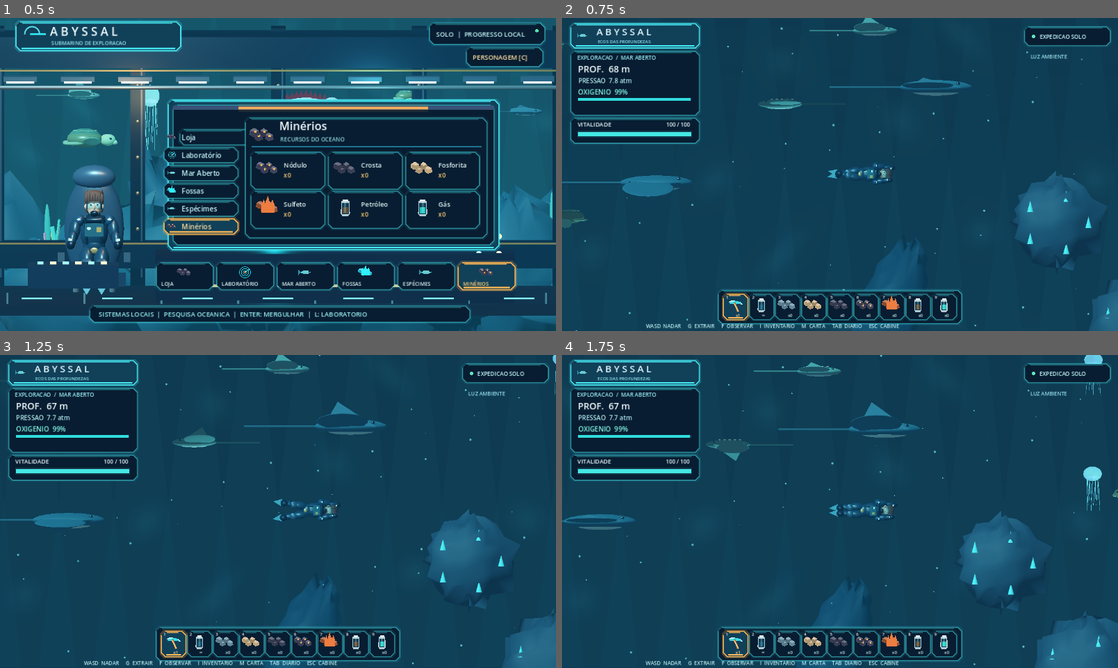
Above: before the commit, frames 1-4 (two rows, left to right).
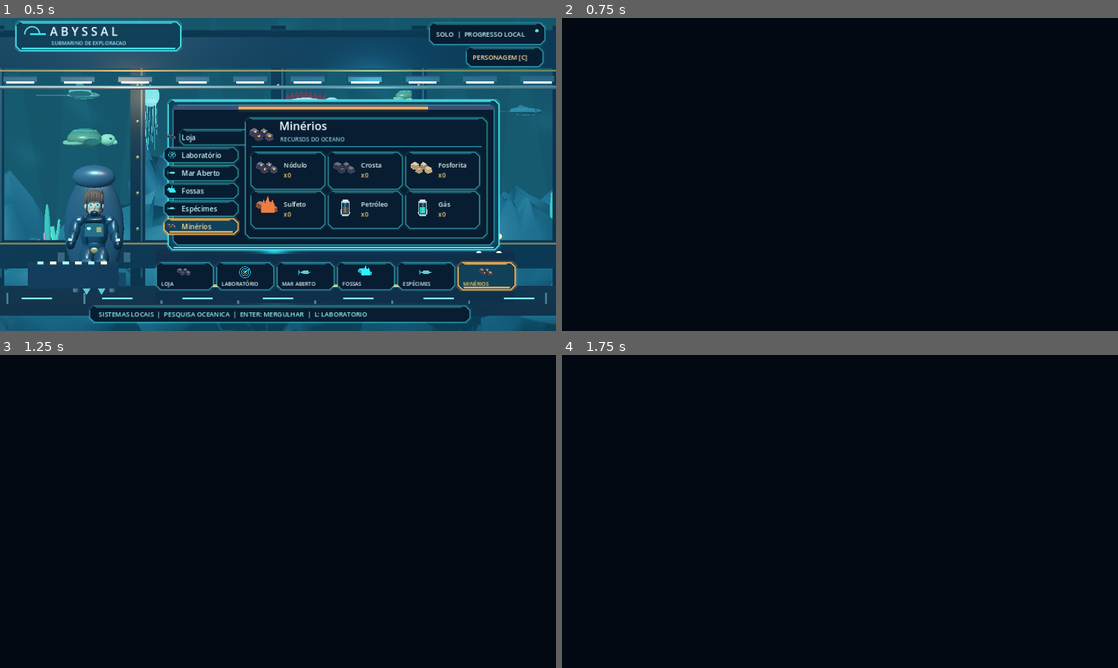
Above: after the commit, the same moments.

Repository: Esaneto/Abyssal-Godot
Game: Godot game, scene res://scenes/main.tscn
Two runs of this game, one before a commit and one after it. Both use one fixed random seed, a clock stepped at 60 frames per second and the inputs below.
Inputs (mouse positions are in pixels of both pictures, inside the frame that each line leads up to):
- Up to frame 1 (0.5 s): no input
- Up to frame 2 (0.75 s): tap Enter at 0.5 s; move the mouse to (962, 158) at 0.52 s; hold D (move_right) from 0.53 s (still down); hold G (extract) from 0.53 s (still down); click (962, 158) at 0.67 s
- Up to frame 3 (1.25 s): keep holding D (move_right); keep holding G (extract); tap Space at 0.77, 1.07 s; tap Shift (boost, bound only after the commit) at 0.8 s
- Up to frame 4 (1.75 s): release D (move_right) at 1.25 s; release G (extract) at 1.25 s; drag from (728, 527) to (812, 574) at 1.27 s

Frame 1 is identical in both runs. In frame 2, 100% of the frame differs, in the area x 0-100%, y 0-100%; in frame 3, 100%; in frame 4, 100%.
Error after the commit: Parse Error: Cannot infer the type of "id" variable because the value doesn't have a set type. (res://scripts/ocean_expedition.gd:224)

Commit message:
Add 360 degree water swimming with inertia and battery hydrojet, tool upgrades and native HUD

Diff:
--- a/project.godot
+++ b/project.godot
@@ -48,3 +48,8 @@
 "deadzone":0.2,
 "events":[Object(InputEventKey,"physical_keycode":77)]
 }
+
+boost={
+"deadzone":0.2,
+"events":[Object(InputEventKey,"physical_keycode":4194325)]
+}
--- a/scripts/abyssal_main.gd
+++ b/scripts/abyssal_main.gd
@@ -81,7 +81,7 @@
 		if lab_open:
 			if event.keycode in [KEY_ESCAPE, KEY_L]:
 				lab_open = false
-			elif event.keycode >= KEY_1 and event.keycode <= KEY_6:
+			elif event.keycode >= KEY_1 and event.keycode <= KEY_7:
 				lab_selected = clampi(int(event.keycode - KEY_1),0,ProgressScript.SHOP_ORDER.size()-1)
 			elif event.keycode == KEY_R:
 				_study_selected()
@@ -117,11 +117,11 @@
 		if lab_open:
 			for k in range(ProgressScript.SHOP_ORDER.size()):
 				var px := 170.0 + float(k % 2) * 475.0
-				var py := 212.0 + float(int(k / 2)) * 84.0
-				if Rect2(px,py,450.0,74.0).has_point(pointer):
+				var py := 204.0 + float(int(k / 2)) * 72.0
+				if Rect2(px,py,450.0,65.0).has_point(pointer):
 					lab_selected = k
 					return
-			if Rect2(918,469,226,50).has_point(pointer):
+			if Rect2(918,558,226,49).has_point(pointer):
 				_study_selected()
 			return
 		if Rect2(1074,68,176,44).has_point(pointer):
@@ -189,19 +189,19 @@
 
 func _draw_laboratory() -> void:
 	# Keep real research data, costs and click regions. Only the presentation changes.
-	draw_rect(Rect2(0,83,1280,565),Color(0.0,0.03,0.09,0.78))
-	UIArt.panel(self,Rect2(104,127,1070,420),true)
-	UIArt.caption(self,"LABORATORIO ABISSAL",Vector2(151,174),25,Color("#ebfaff"))
-	UIArt.caption(self,"PESQUISA  /  EQUIPAMENTO DE EXPEDICAO",Vector2(151,199),15,Color("#8de4f0"))
-	UIArt.caption(self,"1-6 SELECIONAR   |   R PESQUISAR   |   ESC FECHAR",Vector2(704,175),14,Color("#ffcb79"))
+	draw_rect(Rect2(0,75,1280,610),Color(0.0,0.03,0.09,0.78))
+	UIArt.panel(self,Rect2(104,118,1070,518),true)
+	UIArt.caption(self,"LABORATORIO ABISSAL",Vector2(151,162),25,Color("#ebfaff"))
+	UIArt.caption(self,"PESQUISA  /  EQUIPAMENTO DE EXPEDICAO",Vector2(151,190),15,Color("#8de4f0"))
+	UIArt.caption(self,"1-7 SELECIONAR   |   R PESQUISAR   |   ESC FECHAR",Vector2(704,167),14,Color("#ffcb79"))
 	for i in range(ProgressScript.SHOP_ORDER.size()):
 		var id: String = str(ProgressScript.SHOP_ORDER[i])
 		var def: Dictionary = ProgressScript.RESEARCH[id]
 		var col := i%2
 		var row := int(i/2)
-		var p := Vector2(170.0+float(col)*475.0,212.0+float(row)*84.0)
+		var p := Vector2(170.0+float(col)*475.0,204.0+float(row)*72.0)
 		var chosen := i==lab_selected
-		UIArt.panel(self,Rect2(p,Vector2(450,73)),chosen)
+		UIArt.panel(self,Rect2(p,Vector2(450,65)),chosen)
 		var tech_icon := "emptyCylinder" if id=="oxygenTank" else "polymetallicNodule" if id=="pressureSuit" else "sonar" if id=="sonar" else "deepCrystal"
 		UIArt.item(self,tech_icon,p+Vector2(34,35),0.57)
 		UIArt.caption(self,str(i+1)+"  "+str(def["label"]),p+Vector2(67,24),16,Color("#e8faff"))
@@ -213,13 +213,13 @@
 		var info: Array[String] = []
 		for key in costs.keys():
 			info.append("%s %d/%d" % [str(key),progress.get_count(str(key)),int(costs[key])])
-		UIArt.caption(self,"  ".join(info),p+Vector2(67,64),11,Color("#8cbdc9"),366.0)
+		UIArt.caption(self,"  ".join(info),p+Vector2(67,59),11,Color("#8cbdc9"),366.0)
 	var selected_id: String = str(ProgressScript.SHOP_ORDER[lab_selected])
-	UIArt.caption(self,str(ProgressScript.RESEARCH[selected_id]["detail"]),Vector2(159,494),15,Color("#d7f6f5"),736.0)
-	UIArt.panel(self,Rect2(918,469,226,50),true)
-	UIArt.caption(self,"PESQUISAR  [R]",Vector2(943,501),18,Color("#fff2ca"))
+	UIArt.caption(self,str(ProgressScript.RESEARCH[selected_id]["detail"]),Vector2(159,552),15,Color("#d7f6f5"),736.0)
+	UIArt.panel(self,Rect2(918,558,226,49),true)
+	UIArt.caption(self,"PESQUISAR  [R]",Vector2(943,591),18,Color("#fff2ca"))
 	if not lab_feedback.is_empty():
-		UIArt.caption(self,lab_feedback,Vector2(155,532),13,Color("#ffc77b"),738.0)
+		UIArt.caption(self,lab_feedback,Vector2(155,614),13,Color("#ffc77b"),738.0)
 
 func _draw_label(value: String, pos: Vector2, size: int, color: Color) -> void:
 	draw_string(ThemeDB.fallback_font, pos, value, HORIZONTAL_ALIGNMENT_LEFT, -1, size, color)
--- a/scripts/diver_native.gd
+++ b/scripts/diver_native.gd
@@ -13,6 +13,11 @@
 const WATER_DRAG := 2.5
 const BUOYANCY := 28.0
 const SURFACE_Y := 75.0
+const TURN_RATE := 6.5
+const BOOST_ACCELERATION := 1550.0
+const BOOST_MAX_SPEED := 505.0
+const BATTERY_DRAIN := 35.0
+const BATTERY_RECHARGE := 16.0
 
 var oxygen_capacity := MAX_OXYGEN
 var safe_depth := 300.0
@@ -27,6 +32,16 @@
 var is_facing_right := true
 var appearance: Dictionary = Look.defaults()
 var anime_rig: Node2D = null
+var propulsion_bubbles: CPUParticles2D
+var collision_node: CollisionShape2D
+var swim_heading := 0.0
+var visual_heading := 0.0
+var equipped_tool := "abyssPickaxe"
+var propulsion_level := 0
+var propulsion_capacity := 100.0
+var propulsion_energy := 100.0
+var is_propelling := false
+var is_extracting := false
 
 func _ready() -> void:
 	collision_layer = 1
@@ -37,10 +52,13 @@
 	shape.height = 91.0
 	collision.shape = shape
 	collision.rotation = PI / 2.0
+	collision_node = collision
 	add_child(collision)
 	anime_rig = NativeRig.new()
 	add_child(anime_rig)
-	anime_rig.update_look(appearance, time_s, false, is_facing_right)
+	# The new illustrated rig is drawn from articulated geometry each frame.
+	anime_rig.visible = false
+	_create_propulsion_bubbles()
 	queue_redraw()
 
 func _physics_process(delta: float) -> void:
@@ -50,18 +68,35 @@
 		Input.get_axis("move_up", "move_down")
 	).normalized()
 	is_moving = steering.length_squared() > 0.02
+	if is_moving:
+		swim_heading = steering.angle()
+	elif velocity.length() > 26.0:
+		swim_heading = velocity.angle()
 	if absf(steering.x) > 0.1:
 		is_facing_right = steering.x > 0.0
+	visual_heading = lerp_angle(visual_heading, swim_heading if is_moving or velocity.length()>26.0 else 0.0, minf(1.0, TURN_RATE*delta))
+	if collision_node != null:
+		collision_node.rotation = visual_heading + PI*0.5
 	depth_m = clampf((global_position.y - SURFACE_Y) / (21000.0 - SURFACE_Y), 0.0, 1.0) * 2200.0
 	# Slow depth-dependent currents. The character does not move by teleport.
 	current_force = Vector2(
 		21.0 * sin(global_position.y * 0.0025 + time_s * 0.18),
 		7.0 * cos(global_position.x * 0.0009 + time_s * 0.15)
 	)
+	# The miniature propulsion unit pushes through water, rather than teleporting.
+	var wants_boost := equipped_tool == "propulsionUnit" and Input.is_action_pressed("boost")
+	is_propelling = wants_boost and propulsion_energy > 0.7
+	var thrust_direction := steering if is_moving else Vector2.RIGHT.rotated(swim_heading)
 	swim_force = steering * SWIM_ACCELERATION + Vector2.UP * BUOYANCY + current_force
+	if is_propelling:
+		swim_force += thrust_direction * (BOOST_ACCELERATION * (1.0+float(propulsion_level)*0.13))
+		propulsion_energy = maxf(0.0, propulsion_energy-(BATTERY_DRAIN-float(propulsion_level)*2.0)*delta)
+	else:
+		propulsion_energy = minf(propulsion_capacity, propulsion_energy+(BATTERY_RECHARGE+float(propulsion_level)*2.5)*delta)
 	velocity += swim_force * delta
-	velocity *= exp(-WATER_DRAG * delta)
-	velocity = velocity.limit_length(MAX_SPEED)
+	velocity *= exp(-WATER_DRAG * (0.67 if is_propelling else 1.0) * delta)
+	var cap := BOOST_MAX_SPEED*(1.0+float(propulsion_level)*0.06) if is_propelling else MAX_SPEED*1.62
+	velocity = velocity.limit_length(cap)
 	move_and_slide()
 	global_position.x = clampf(global_position.x, 60.0, 23940.0)
 	if global_position.y <= SURFACE_Y:
@@ -86,36 +121,66 @@
 		health = maxf(0.0, health - pressure_hazard * delta)
 	if health <= 0.0:
 		diver_died.emit()
-	if anime_rig != null:
-		anime_rig.update_look(appearance, time_s, is_moving, is_facing_right)
+	if propulsion_bubbles != null:
+		propulsion_bubbles.emitting = is_propelling
+		propulsion_bubbles.position = Vector2(-58.0, 10.0).rotated(visual_heading)
+		propulsion_bubbles.rotation = visual_heading
 	queue_redraw()
 
 func set_appearance(candidate: Dictionary) -> void:
 	appearance = Look.normalize(candidate)
-	if anime_rig != null:
-		anime_rig.update_look(appearance, time_s, is_moving, is_facing_right)
+	# Preserve the selected colors while the illustrated mesh is redrawn.
 	queue_redraw()
 
-func configure_equipment(oxygen_level: int, suit_level: int) -> void:
+func configure_equipment(oxygen_level: int, suit_level: int, motor_level: int = 0) -> void:
 	oxygen_capacity = MAX_OXYGEN * (1.0 + float(clampi(oxygen_level, 0, 5)))
 	safe_depth = 300.0 + float(clampi(suit_level, 0, 5)) * 180.0
 	oxygen = minf(oxygen, oxygen_capacity)
+	propulsion_level = clampi(motor_level, 0, 3)
+	propulsion_capacity = 100.0 + float(propulsion_level)*22.0
+	propulsion_energy = minf(propulsion_energy, propulsion_capacity)
 
 func recover() -> void:
 	oxygen = oxygen_capacity
 	health = MAX_HEALTH
 	time_without_air = 0.0
 	velocity = Vector2.ZERO
+	propulsion_energy = propulsion_capacity
+	is_propelling = false
+
+func set_equipped_tool(tool: String) -> void:
+	equipped_tool = tool
+	queue_redraw()
+
+func set_extracting(active: bool) -> void:
+	is_extracting = active
+
+func _create_propulsion_bubbles() -> void:
+	propulsion_bubbles = CPUParticles2D.new()
+	propulsion_bubbles.name = "HydrojetBubbles"
+	propulsion_bubbles.texture = NativeRig._bubble_texture()
+	propulsion_bubbles.amount = 60
+	propulsion_bubbles.lifetime = 0.78
+	propulsion_bubbles.explosiveness = 0.0
+	propulsion_bubbles.direction = Vector2.LEFT
+	propulsion_bubbles.spread = 20.0
+	propulsion_bubbles.gravity = Vector2(-5.0,-34.0)
+	propulsion_bubbles.initial_velocity_min = 72.0
+	propulsion_bubbles.initial_velocity_max = 170.0
+	propulsion_bubbles.scale_amount_min = 0.16
+	propulsion_bubbles.scale_amount_max = 0.43
+	propulsion_bubbles.color = Color(0.70,0.95,1.0,0.80)
+	propulsion_bubbles.local_coords = false
+	propulsion_bubbles.emitting = false
+	add_child(propulsion_bubbles)
 
 func _draw() -> void:
 	# PNGs installed: the MeshInstance2D child animates natively with
 	# AnimationPlayer and particles. Keep this renderer only as a fallback.
-	if anime_rig != null and anime_rig.has_visible_character():
-		return
+	# Animated line-art and colors remain available without external static PNGs.
 	# Side-view expedition diver: anatomy, layered neoprene, steel tanks and flexible fins.
 	# Every part is anchored to this CharacterBody2D; physics and hitbox remain unchanged.
-	var flip := 1.0 if is_facing_right else -1.0
-	draw_set_transform(Vector2.ZERO, 0.0, Vector2(flip, 1.0))
+	draw_set_transform(Vector2.ZERO, visual_heading, Vector2.ONE)
 	var phase := time_s * (8.4 if is_moving else 2.0)
 	var kick := sin(phase) * (9.5 if is_moving else 2.2)
 	var breathe := sin(time_s * 1.55) * 1.2
@@ -216,10 +281,39 @@
 	draw_arc(Vector2(33, -17 + breathe), 18.0, PI * 0.95, PI * 1.85, 18, visor, 2.6, true)
 	draw_circle(Vector2(46, -12 + breathe), 5.0, Color("#122a35"))
 	draw_line(Vector2(47, -12 + breathe), Vector2(56, -7 + breathe), Color("#4d7d85"), 3.4, true)
-	Doll.draw_swimmer_handheld(self,appearance,breathe)
+	_draw_equipped_tool(breathe)
 	# Tiny respirator bubbles rise only near the actual regulator.
 	for k in range(3):
 		var rise := fposmod(time_s * (12.0 + float(k) * 3.0) + float(k) * 25.0, 67.0)
 		var p := Vector2(57.0 + sin(time_s * 1.6 + float(k)) * 4.0, -14.0 - rise)
 		draw_arc(p, 2.2 + float(k) * 0.7, 0, TAU, 12, Color(0.60, 0.93, 0.92, 0.45), 1.0, true)
 	draw_set_transform(Vector2.ZERO, 0.0, Vector2.ONE)
+
+func _draw_equipped_tool(breathe: float) -> void:
+	if equipped_tool == "propulsionUnit":
+		# Twin-nozzle electric water scooter with illuminated impellers.
+		draw_line(Vector2(-34,12),Vector2(-62,16),Color("#071a27"),17.0,true)
+		draw_line(Vector2(-34,12),Vector2(-62,16),Color("#3a7688"),11.0,true)
+		draw_rect(Rect2(-70,6,16,21),Color("#182b41"))
+		draw_rect(Rect2(-67,9,8,14),Color("#65ddd9"))
+		draw_arc(Vector2(-68,16),9.0,0,TAU,20,Color("#d5f5fa"),2.2,true)
+		draw_circle(Vector2(-70,16),3.2,Color("#f3b977"))
+		if is_propelling:
+			draw_colored_polygon(PackedVector2Array([
+				Vector2(-74,10),Vector2(-116-8.0*sin(time_s*26.0),16),
+				Vector2(-74,23)
+			]),Color(0.38,0.88,0.93,0.19))
+	elif equipped_tool == "abyssPickaxe":
+		var swing := sin(time_s*10.0)*0.28 if is_extracting else 0.0
+		draw_set_transform(Vector2(45,7),visual_heading+swing,Vector2.ONE)
+		draw_line(Vector2.ZERO,Vector2(19,20),Color("#b57e56"),6.0,true)
+		draw_colored_polygon(PackedVector2Array([
+			Vector2(15,13),Vector2(19,-9),Vector2(34,-18),Vector2(32,-9),Vector2(22,17)
+		]),Color("#b7d6d7"))
+		draw_line(Vector2(18,-7),Vector2(32,-13),Color("#6ce5e9"),2.0,true)
+	elif equipped_tool == "emptyCylinder":
+		draw_rect(Rect2(42,-7,14,29),Color("#789baa"))
+		draw_rect(Rect2(44,-4,10,23),Color("#0c3950"))
+		draw_rect(Rect2(45,9,8,9),Color("#5be6db"))
+		draw_rect(Rect2(44,-10,10,4),Color("#f6ce91"))
+		draw_circle(Vector2(49,-12),3.0,Color("#97e0e6"))
--- a/scripts/exploration_progress.gd
+++ b/scripts/exploration_progress.gd
@@ -7,6 +7,7 @@
 const RESOURCE_NAMES := {
 	"abyssPickaxe": "Picareta abissal",
 	"emptyCylinder": "Cilindro de amostra",
+	"propulsionUnit": "Hidrojato de propulsao",
 	"seaMineral": "Minerio submarino",
 	"phosphorite": "Fosforita",
 	"ferromanganeseCrust": "Crosta ferromanganesifera",
@@ -44,14 +45,19 @@
 		"cost": {"seaMineral": 2}, "requires": [],
 		"detail": "Desbloqueia a pesquisa de sonar avancado."
 	},
+	"propulsionDrive": {
+		"label": "Motor de propulsao", "max": 3,
+		"cost": {"seaMineral": 5, "phosphorite": 2}, "requires": [],
+		"detail": "Aumenta bateria, impulso e recuperacao do hidrojato."
+	},
 	"sonar": {
 		"label": "Sonar de exploracao", "max": 3,
 		"cost": {"ferromanganeseCrust": 2, "phosphorite": 1}, "requires": ["sampler"],
 		"detail": "Amplia a area de cobertura do sonar."
 	}
 }
-const SHOP_ORDER := ["oxygenTank", "pressureSuit", "helmetLamp", "salvageTool", "sampler", "sonar"]
-const TOOL_IDS := ["abyssPickaxe", "emptyCylinder"]
+const SHOP_ORDER := ["oxygenTank", "pressureSuit", "helmetLamp", "salvageTool", "sampler", "sonar", "propulsionDrive"]
+const TOOL_IDS := ["abyssPickaxe", "emptyCylinder", "propulsionUnit"]
 var profile: Dictionary = {}
 var _auto_save: bool = true
 
@@ -82,13 +88,20 @@
 	if not bool(profile.get("starter_granted", false)):
 		inventory["abyssPickaxe"] = maxi(1, int(inventory.get("abyssPickaxe", 0)))
 		inventory["emptyCylinder"] = maxi(1, int(inventory.get("emptyCylinder", 0)))
+		inventory["propulsionUnit"] = maxi(1, int(inventory.get("propulsionUnit", 0)))
 		profile["starter_granted"] = true
 		profile["inventory"] = inventory
 		_save()
-	elif int(inventory.get("emptyCylinder", 0)) < 1:
-		inventory["emptyCylinder"] = 1
-		profile["inventory"] = inventory
-		_save()
+	else:
+		# Existing saves automatically gain the reusable hydrojet without losing progress.
+		var changed := false
+		for id in TOOL_IDS:
+			if int(inventory.get(id, 0)) < 1:
+				inventory[id] = 1
+				changed = true
+		if changed:
+			profile["inventory"] = inventory
+			_save()
 
 func save_to_path(path: String) -> bool:
 	var file := FileAccess.open(path, FileAccess.WRITE)
--- a/scripts/native_ocean_hud.gd
+++ b/scripts/native_ocean_hud.gd
@@ -1,9 +1,9 @@
 extends RefCounted
 ## Nine-slot native exploration HUD; no fabricated inventory or online status.
 const UI=preload("res://scripts/ui_art_primitives.gd")
-const ITEMS=["abyssPickaxe","emptyCylinder","seaMineral","phosphorite",
+const ITEMS=["abyssPickaxe","emptyCylinder","propulsionUnit","seaMineral","phosphorite",
 	"ferromanganeseCrust","polymetallicNodule","hydrothermalSulfide","oilCylinder","gasCylinder"]
-const TITLES=["PICARETA","CILINDRO","MINERIO","FOSFORITA","CROSTA","NODULO","SULFETO","PETROLEO","GAS"]
+const TITLES=["PICARETA","CILINDRO","HIDROJATO","MINERIO","FOSFORITA","CROSTA","NODULO","SULFETO","PETROLEO","GAS"]
 
 static func paint(c: Node2D, rect: Rect2, diver: CharacterBody2D, progress: RefCounted,
 	observed: int, nearest_deposit: Dictionary, extract_time: float, deposit_time: float,
@@ -25,15 +25,19 @@
 		Color("#ffb08d") if ratio<0.3 else Color("#83f5e4"))
 	c.draw_rect(Rect2(side+18,top+187,286,8),Color("#1d4b60"))
 	c.draw_rect(Rect2(side+19,top+188,284*ratio,6),Color("#31dcdd"))
-	UI.panel(c,Rect2(side,top+239,325,63))
+	UI.panel(c,Rect2(side,top+239,325,107))
 	UI.caption(c,"VITALIDADE",Vector2(side+16,top+260),15,Color("#e7fcff"))
 	UI.caption(c,"%d / %d" % [int(diver.health),int(diver.MAX_HEALTH)],
 		Vector2(side+240,top+260),14,Color("#e8f8fc"))
 	c.draw_rect(Rect2(side+16,top+271,290,16),Color("#12394b"))
 	c.draw_rect(Rect2(side+18,top+273,286*clampf(diver.health/diver.MAX_HEALTH,0,1),12),Color("#45e8e4"))
+	var charge := clampf(diver.propulsion_energy / maxf(1.0,diver.propulsion_capacity),0.0,1.0)
+	UI.caption(c,"HIDROJATO  %d%%" % int(charge*100.0),Vector2(side+17,top+314),15,Color("#f6c383") if diver.is_propelling else Color("#9ed5d8"))
+	c.draw_rect(Rect2(side+17,top+323,290,8),Color("#102a3f"))
+	c.draw_rect(Rect2(side+18,top+324,288*charge,6),Color("#eba66e") if diver.is_propelling else Color("#55d6c8"))
 	if diver.depth_m>diver.safe_depth:
-		UI.panel(c,Rect2(side,top+314,382,36),true,true)
-		UI.caption(c,"PRESSAO CRITICA  /  RETORNE A SUPERFICIE",Vector2(side+11,top+340),14,Color("#ffd4a8"))
+		UI.panel(c,Rect2(side,top+357,382,36),true,true)
+		UI.caption(c,"PRESSAO CRITICA  /  RETORNE A SUPERFICIE",Vector2(side+11,top+382),14,Color("#ffd4a8"))
 	# Status buttons and session indicator are read-only, not misleading online UI.
 	UI.panel(c,Rect2(x+rect.size.x-236,top+8,217,47))
 	c.draw_circle(Vector2(x+rect.size.x-213,top+32),4.3,Color("#60dfbe"))
@@ -55,7 +59,7 @@
 		UI.panel(c,Rect2(x+rect.size.x*0.35,y+rect.size.y*0.50,490,38))
 		UI.caption(c,message,Vector2(x+rect.size.x*0.35+13,y+rect.size.y*0.50+26),14,Color("#ffe0a2"),463)
 	# All nine slots show the real local progress, not a placeholder screenshot.
-	var slots := 9
+	var slots := ITEMS.size()
 	var slot_w := 62.0
 	var gap := 4.0
 	var full := float(slots)*slot_w+float(slots-1)*gap+26.0
@@ -65,11 +69,11 @@
 	for i in range(slots):
 		var left := bar_x+13.0+float(i)*(slot_w+gap)
 		var tool: String = str(ITEMS[i])
-		var active: bool = i<2 and progress.selected_tool()==tool
+		var active: bool = i<3 and progress.selected_tool()==tool
 		UI.panel(c,Rect2(left,bar_y+10,slot_w,64),active,active)
 		UI.item(c,tool,Vector2(left+30,bar_y+37),0.74)
-		UI.caption(c,str(i+1),Vector2(left+5,bar_y+21),11,Color("#ebfaff"))
-		UI.caption(c,("∞" if i==1 else "x%d" % progress.get_count(tool)),
+		UI.caption(c,str(i+1) if i<3 else "•",Vector2(left+5,bar_y+21),11,Color("#ebfaff"))
+		UI.caption(c,("ATIVO" if i==2 and diver.is_propelling else "∞" if i<3 else "x%d" % progress.get_count(tool)),
 			Vector2(left+30,bar_y+67),11,Color("#ffdf9c") if active else Color("#c9f4f7"))
-	UI.caption(c,"WASD  NADAR     G  EXTRAIR     F  OBSERVAR     I  INVENTARIO     M  CARTA     TAB  DIARIO     ESC  CABINE",
+	UI.caption(c,"WASD NADAR  •  1/2/3 FERRAMENTAS  •  SHIFT PROPULSAO  •  G EXTRAIR  •  I INVENTARIO  •  V VISUAL  •  ESC CABINE",
 		Vector2(x+rect.size.x*0.15,y+rect.size.y-8),13,Color("#b8ebee"))
--- a/scripts/ocean_expedition.gd
+++ b/scripts/ocean_expedition.gd
@@ -38,7 +38,7 @@
 ]
 
 var cinematic_3d: Node
-var visual_3d_enabled := true
+var visual_3d_enabled := false # Inked anime 2.5D is primary; V previews original 3D.
 var diver: CharacterBody2D
 var camera: Camera2D
 var discovered: Dictionary = {}
@@ -156,7 +156,8 @@
 	diver.global_position = checkpoint if is_navigable(checkpoint, 67.0) else SPAWN
 	if progress != null:
 		diver.call("configure_equipment", progress.research_level("oxygenTank"),
-			progress.research_level("pressureSuit"))
+			progress.research_level("pressureSuit"), progress.research_level("propulsionDrive"))
+		diver.set_equipped_tool(progress.selected_tool())
 		# Appearance is a shared local paper-doll, separate from equipment bonuses.
 		diver.set_appearance(progress.appearance_snapshot())
 	diver.recover()
@@ -219,10 +220,11 @@
 			_cycle_field_guide(-1)
 		elif event.keycode == KEY_K and field_guide_open:
 			_cycle_field_guide(1)
-		elif event.keycode == KEY_1 and progress != null:
-			progress.select_tool("abyssPickaxe")
-		elif event.keycode == KEY_2 and progress != null:
-			progress.select_tool("emptyCylinder")
+		elif event.keycode in [KEY_1, KEY_2, KEY_3] and progress != null:
+			var id := ["abyssPickaxe","emptyCylinder","propulsionUnit"][int(event.keycode - KEY_1)]
+			if progress.select_tool(id):
+				diver.set_equipped_tool(id)
+				_set_status("EQUIPADO: " + str(ProgressScript.RESOURCE_NAMES[id]))
 		elif event.keycode == KEY_F and not nearest.is_empty():
 			discovered[nearest["id"]] = true
 			last_observed_id = nearest["id"]
@@ -624,6 +626,7 @@
 			best_distance = dist
 
 func _update_extraction(delta: float) -> void:
+	diver.set_extracting(false)
 	if progress == null or inventory_open or field_guide_open or chart_open:
 		extraction_time = 0.0
 		extraction_target_id = ""
@@ -640,11 +643,12 @@
 	if progress.selected_tool() != required:
 		extraction_time = 0.0
 		if time_s > status_until:
-			_set_status("EQUIPE A FERRAMENTA CORRETA [1 / 2]")
+			_set_status("EQUIPE A FERRAMENTA CORRETA [1 PICARETA / 2 CILINDRO]")
 		return
 	if progress.get_count(required) < 1:
 		extraction_time = 0.0
 		return
+	diver.set_extracting(true)
 	extraction_time += delta
 	if extraction_time < deposits.duration_for(str(nearest_deposit["type"])):
 		return
@@ -763,13 +767,13 @@
 	return progress.research_level("sonar") if progress != null else 0
 
 func _draw_inventory_panel(x: float, y: float) -> void:
-	var p := Vector2(x + 315, y + 175)
-	draw_rect(Rect2(p, Vector2(740, 408)), Color(0.013, 0.058, 0.082, 0.96))
-	draw_rect(Rect2(p + Vector2(8, 8), Vector2(724, 391)), Color("#0d3443"))
+	var p := Vector2(x + 315, y + 158)
+	draw_rect(Rect2(p, Vector2(740, 445)), Color(0.013, 0.058, 0.082, 0.96))
+	draw_rect(Rect2(p + Vector2(8, 8), Vector2(724, 427)), Color("#0d3443"))
 	_text("INVENTARIO DE EXPLORACAO  [I FECHA]", p + Vector2(25, 41), 24, Color("#f1d29e"))
-	_text("1 PICARETA   |   2 CILINDRO   |   G SEGURAR PARA EXTRAIR",
+	_text("1 PICARETA  |  2 CILINDRO  |  3 HIDROJATO  |  SHIFT IMPULSO",
 		p + Vector2(25, 69), 15, Color("#aedede"))
-	var order := ["abyssPickaxe", "emptyCylinder", "seaMineral", "phosphorite",
+	var order := ["abyssPickaxe", "emptyCylinder", "propulsionUnit", "seaMineral", "phosphorite",
 		"ferromanganeseCrust", "polymetallicNodule", "hydrothermalSulfide",
 		"oilCylinder", "gasCylinder", "salvageMetal", "deepCrystal"]
 	if progress == null:
@@ -784,7 +788,7 @@
 		_text(str(ProgressScript.RESOURCE_NAMES.get(id, id)), pos + Vector2(37, 25), 14, Color("#cde9e8"))
 		_text("x%d" % progress.get_count(id), pos + Vector2(280, 25), 14, Color("#f5d2a6"))
 	_text("FERRAMENTA EQUIPADA: %s" % str(ProgressScript.RESOURCE_NAMES.get(progress.selected_tool(), "")),
-		p + Vector2(26, 382), 15, Color("#f5d2a6"))
+		p + Vector2(26, 421), 15, Color("#f5d2a6"))
 
 func _draw_navigation_chart(x: float, y: float) -> void:
 	if progress == null:
--- a/scripts/ui_art_primitives.gd
+++ b/scripts/ui_art_primitives.gd
@@ -60,6 +60,13 @@
 			poly(c, [Vector2(-13,-12),Vector2(11,-13),Vector2(22,-5),Vector2(-19,-5)], Color("#39dce8"))
 			poly(c, [Vector2(-5,-8),Vector2(1,-8),Vector2(13,22),Vector2(7,26)], Color("#8d6848"))
 			c.draw_line(Vector2(-4,-6),Vector2(10,21),Color("#ffc875"),2.8,true)
+		"propulsionUnit":
+			poly(c,[Vector2(-23,-9),Vector2(-10,-20),Vector2(13,-20),Vector2(24,-7),Vector2(18,13),Vector2(-16,13)],Color("#183344"))
+			poly(c,[Vector2(-14,-15),Vector2(11,-15),Vector2(18,-6),Vector2(-18,-6)],Color("#59a6ae"))
+			c.draw_circle(Vector2(-16,14),9.0,Color("#6ccfd2"))
+			c.draw_circle(Vector2(-16,14),5.1,Color("#112f46"))
+			c.draw_line(Vector2(-3,-3),Vector2(18,3),Color("#e4bc7e"),3.0,true)
+			c.draw_circle(Vector2(8,-3),3.0,Color("#72f4ec"))
 		"emptyCylinder", "oilCylinder", "gasCylinder":
 			var fluid := Color("#21c8bd") if id=="gasCylinder" else Color("#5c4d36") if id=="oilCylinder" else Color("#145676")
 			poly(c,[Vector2(-11,-19),Vector2(11,-19),Vector2(13,17),Vector2(8,24),Vector2(-8,24),Vector2(-13,17)],Color("#afcad1"))
